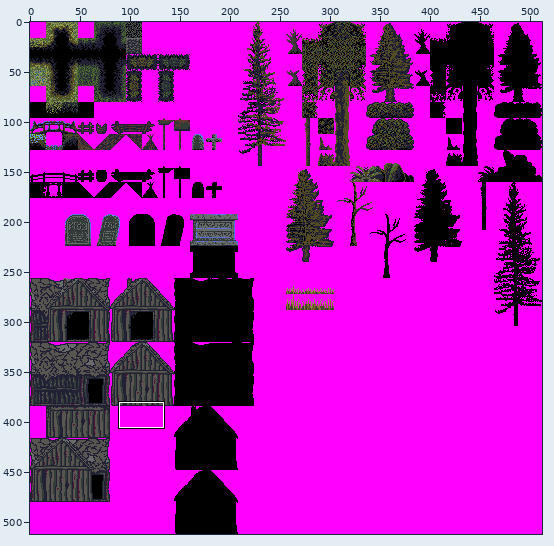
A sprite sheet gets an edit: AngryCastle/graphics/levels/Elminas_tileset.png. Above: a wide view before the commit, with the close-up outlined.
Close-up. The starting point:
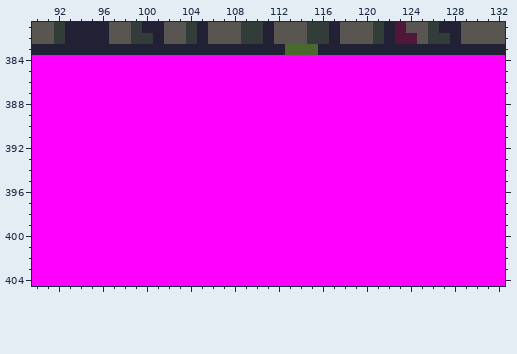
The file is 512x512 pixels. Colours within 5 levels of each other are drawn and written as one. Shown: x 90..132, y 381..404.
The same view after the edit:
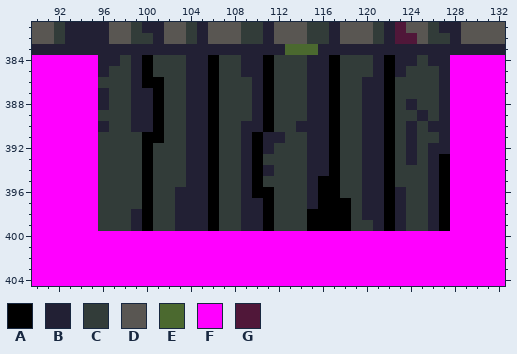
Palette (. is transparent): A #000000  B #222034  C #323c39  D #595652  E #4b692f  F #ff00ff  G #501739
The edit:
@@ x 90..132 @@
 383 BBBBBBBBBBBBBBBBBBBBBBBEEEBBBBBBBBBBBBBBBBB
-384 FFFFFFFFFFFFFFFFFFFFFFFFFFFFFFFFFFFFFFFFFFF
-385 FFFFFFFFFFFFFFFFFFFFFFFFFFFFFFFFFFFFFFFFFFF
-386 FFFFFFFFFFFFFFFFFFFFFFFFFFFFFFFFFFFFFFFFFFF
-387 FFFFFFFFFFFFFFFFFFFFFFFFFFFFFFFFFFFFFFFFFFF
-388 FFFFFFFFFFFFFFFFFFFFFFFFFFFFFFFFFFFFFFFFFFF
-389 FFFFFFFFFFFFFFFFFFFFFFFFFFFFFFFFFFFFFFFFFFF
-390 FFFFFFFFFFFFFFFFFFFFFFFFFFFFFFFFFFFFFFFFFFF
-391 FFFFFFFFFFFFFFFFFFFFFFFFFFFFFFFFFFFFFFFFFFF
-392 FFFFFFFFFFFFFFFFFFFFFFFFFFFFFFFFFFFFFFFFFFF
-393 FFFFFFFFFFFFFFFFFFFFFFFFFFFFFFFFFFFFFFFFFFF
-394 FFFFFFFFFFFFFFFFFFFFFFFFFFFFFFFFFFFFFFFFFFF
-395 FFFFFFFFFFFFFFFFFFFFFFFFFFFFFFFFFFFFFFFFFFF
-396 FFFFFFFFFFFFFFFFFFFFFFFFFFFFFFFFFFFFFFFFFFF
-397 FFFFFFFFFFFFFFFFFFFFFFFFFFFFFFFFFFFFFFFFFFF
-398 FFFFFFFFFFFFFFFFFFFFFFFFFFFFFFFFFFFFFFFFFFF
-399 FFFFFFFFFFFFFFFFFFFFFFFFFFFFFFFFFFFFFFFFFFF
+384 FFFFFFBBCBACCCBBACCBBACCCBBACCCBABBCBBFFFFF
+385 FFFFFFBCCBACCCBBACCBBACCCBBACCCBABCCCBFFFFF
+386 FFFFFFCCCBAACCBBACCCBACCCBBACCBBACCCCBFFFFF
+387 FFFFFFBCCBBACCBBACCCBACCCBBACCBBACCCCBFFFFF
+388 FFFFFFBCCBBACCBBACCCBACCCBBACCBBACBCCBFFFFF
+389 FFFFFFCCCBBACCBBACCCBACCCBBACCBBACCBCBFFFFF
+390 FFFFFFBCCBBACCBBACCBBACCBBBACCBBACBCBBFFFFF
+391 FFFFFFCCCCAACCBBACCBABBCCBBACCBBACBCCBFFFFF
+392 FFFFFFCCCCACCCBBACCBABCCCBBACCBBACBCBBFFFFF
+393 FFFFFFCCCCACCCBBACCBACCCCBBACCBBACBCBAFFFFF
+394 FFFFFFCCCCACCCBBACCBABCCCBBACCBBACCCBAFFFFF
+395 FFFFFFCCCCACCCBBACCBACCCCBAACCBBACCCBAFFFFF
+396 FFFFFFCCCCACCBBBACCBAACCCBAACCBBABCCBAFFFFF
+397 FFFFFFCCCCACCBBBACCBBACCCBAAACBBABCCBAFFFFF
+398 FFFFFFCCCBACCBBBACCBBACCCAAAACBBABCCBAFFFFF
+399 FFFFFFCCCBACCBBBACCBBACCCAAAACCBABCCBAFFFFF
 400 FFFFFFFFFFFFFFFFFFFFFFFFFFFFFFFFFFFFFFFFFFF
Where, in picture pixels (left, top, right, bottom), the same in both close-ups:
changed: (98, 55, 450, 231)
